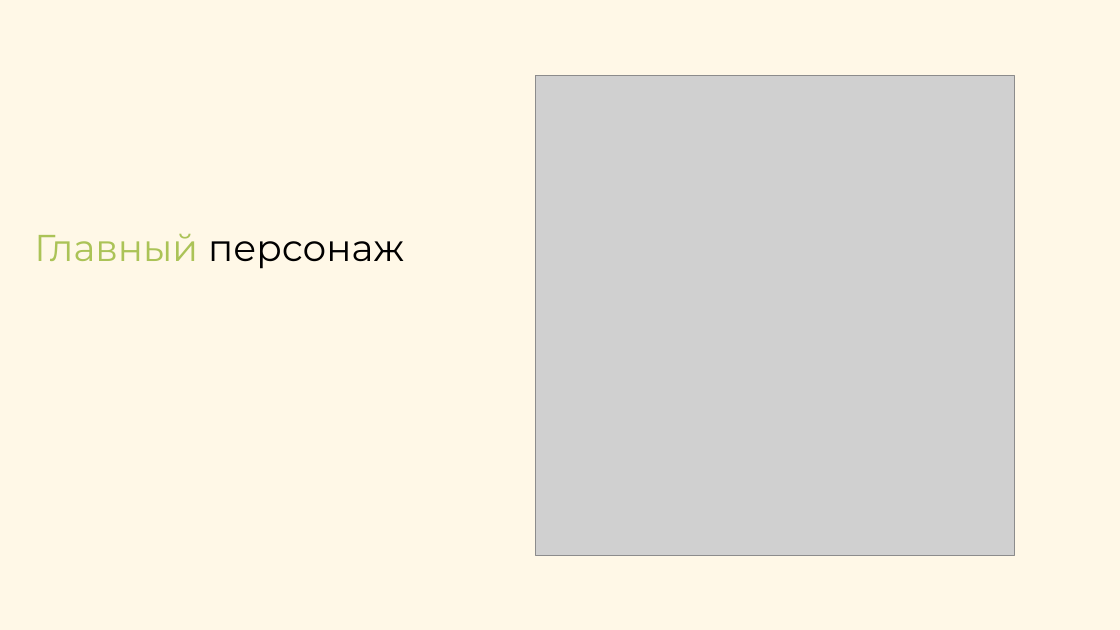
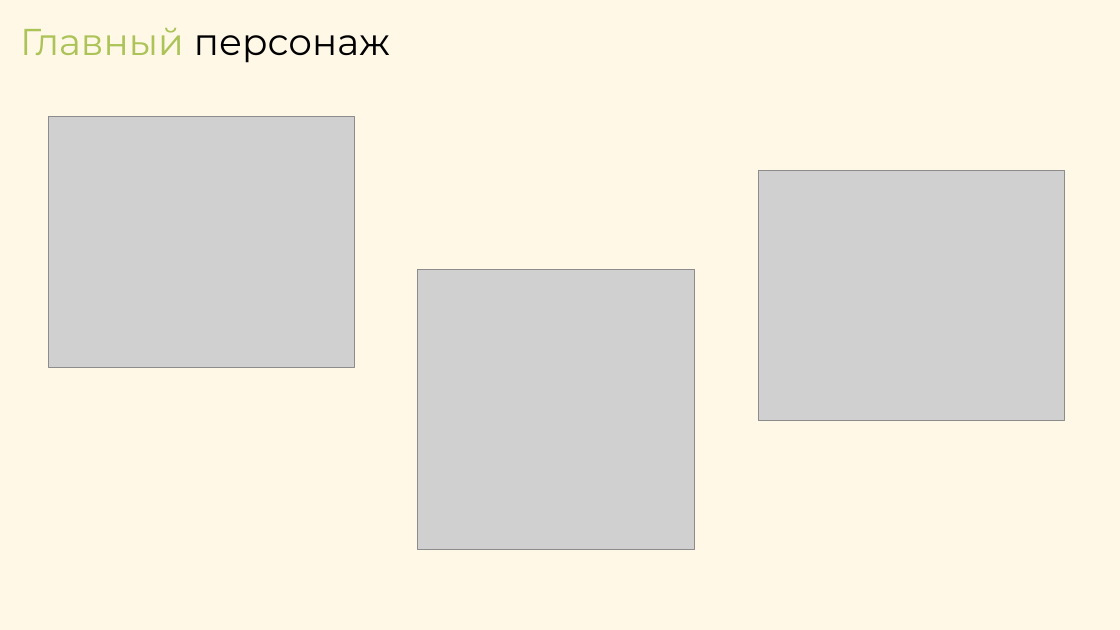
Before and after one commit to AndreiDuvakin/PyGame-Project, a slide deck: slide 3 of data/documents/Презентация.pptx (slide 4 before the commit). Drawn at 1120x630 pixels with LibreOffice and Linux fonts; fonts in the diff are those of the drawing; grey boxes stand for pictures. Boxes give left, top, right and bottom in pixels: in the first picture for what was removed or moved away, otherwise in the second. Text is boxed around its words. In the diff, an @@ line names an element or a change of style, - is before the commit and + after.

```diff
--- a/data/documents/Презентация.pptx
+++ b/data/documents/Презентация.pptx
@@ title "Главный персонаж": place and size @@
-title "Главный персонаж" at (34,233,404,269)
+title "Главный персонаж" at (20,27,390,63)
@@ picture removed at (535,76,1015,555) @@
@@ picture added at (49,117,354,367) @@
@@ picture added at (759,171,1065,421) @@
@@ picture added at (418,270,695,550) @@
```
Also in this commit, not shown: 2 other slides changed, 4 slides added, 1 slide removed.
